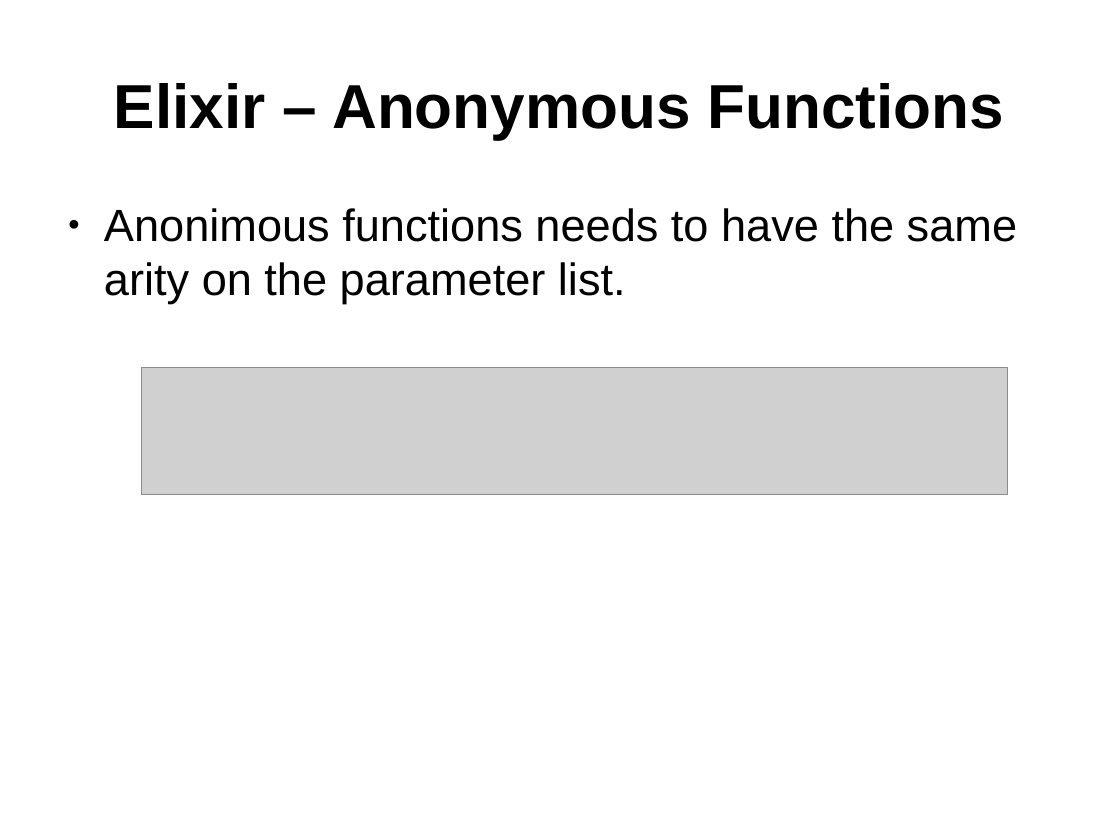
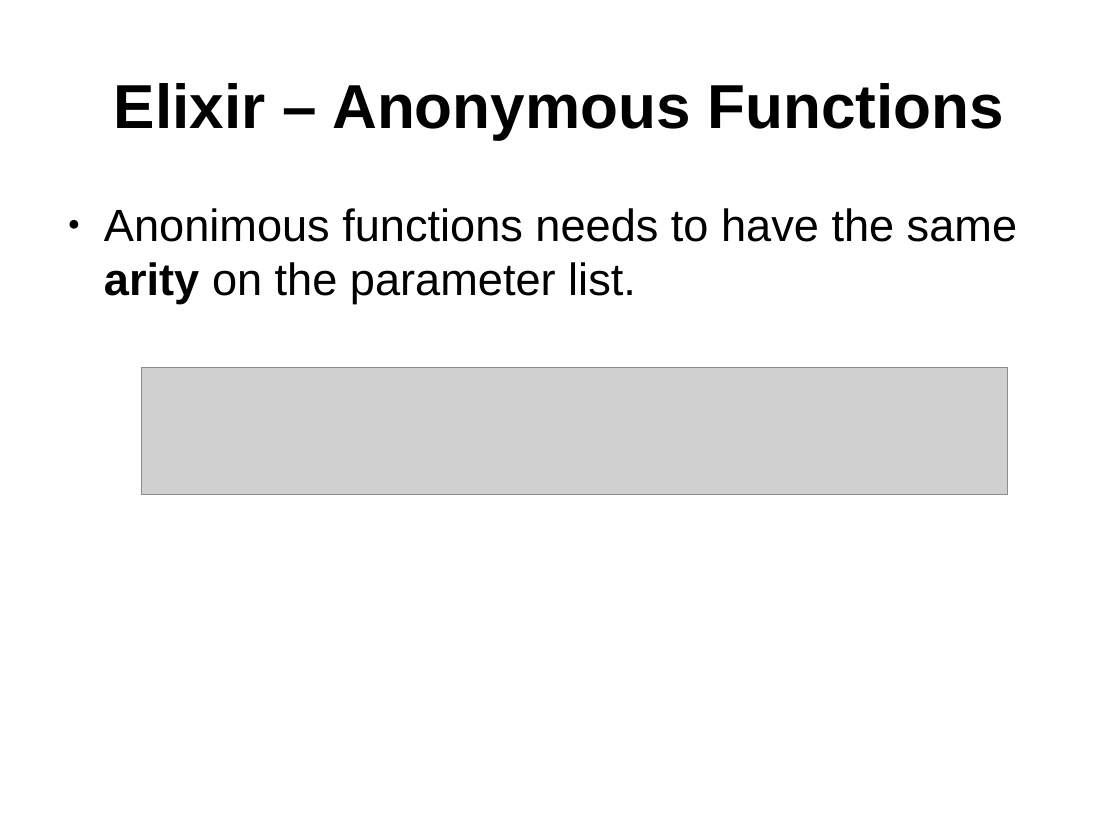
Before and after one commit to ramortegui/talks, a slide deck: slide 5 of elixir-basics-2.odp. Drawn at 1120x840 pixels with LibreOffice and Linux fonts; fonts in the diff are those of the drawing; grey boxes stand for pictures. Boxes give left, top, right and bottom in pixels: in the first picture for what was removed or moved away, otherwise in the second. Text is boxed around its words. In the diff, an @@ line names an element or a change of style, - is before the commit and + after.

```diff
--- a/elixir-basics-2.odp
+++ b/elixir-basics-2.odp
@@ text "Anonimous functions needs to have ..." at <box>104,208,1017,304</box>: bold on in "arity" @@
```
Also in this commit, not shown: 7 other slides changed, 2 slides added, 1 slide removed, 2 other files.
